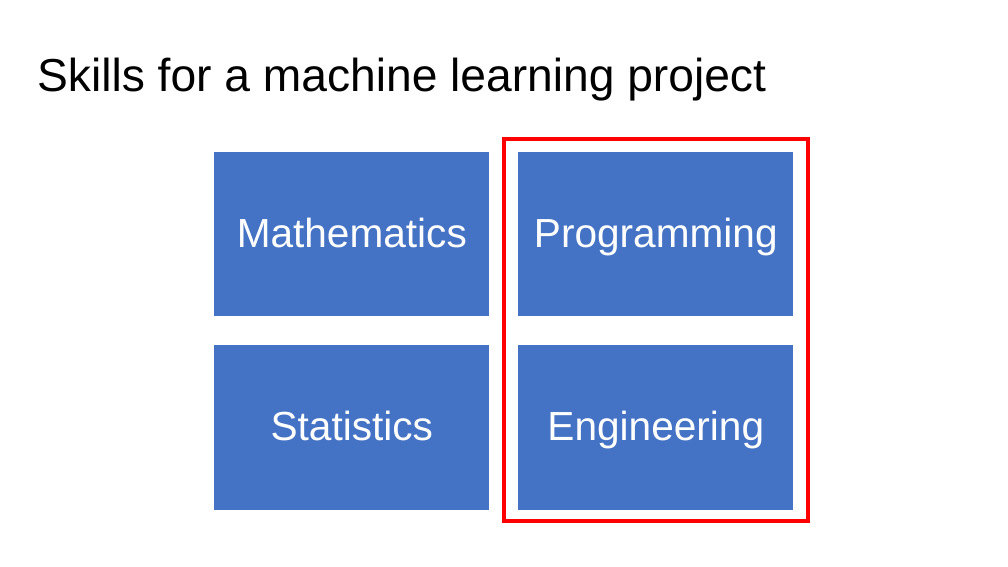
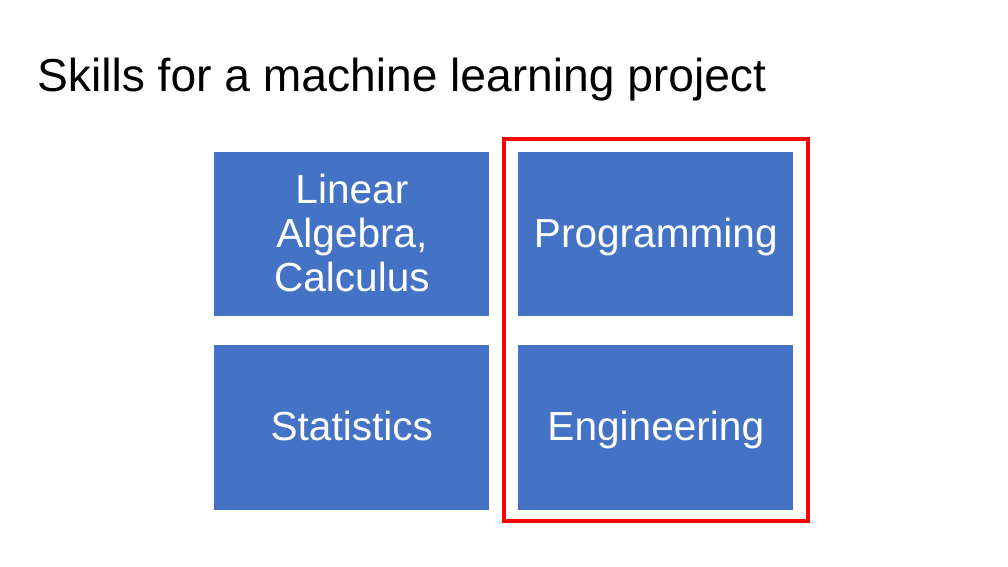
Before and after one commit to toelt-llc/MSCA-ITN-PARENT, a slide deck: slide 3 of DETERMINED2022/Python and scikit-learn/DETERMINED2022-toelt-Introduction Python and Scikit-learn.pptx. Drawn at 1008x567 pixels with LibreOffice and Linux fonts; fonts in the diff are those of the drawing; background and template pictures are left out. Boxes give left, top, right and bottom in pixels: in the first picture for what was removed or moved away, otherwise in the second. Text is boxed around its words. In the diff, an @@ line names an element or a change of style, - is before the commit and + after.

```diff
--- a/DETERMINED2022/Python and scikit-learn/DETERMINED2022-toelt-Introduction Python and Scikit-learn.pptx
+++ b/DETERMINED2022/Python and scikit-learn/DETERMINED2022-toelt-Introduction Python and Scikit-learn.pptx
@@ text at <box>274,173,430,292</box>: text changed @@
-Mathematics
+Linear Algebra, Calculus
```
Also in this commit, not shown: 3 other slides changed, 2 slides added, 5 other files.
